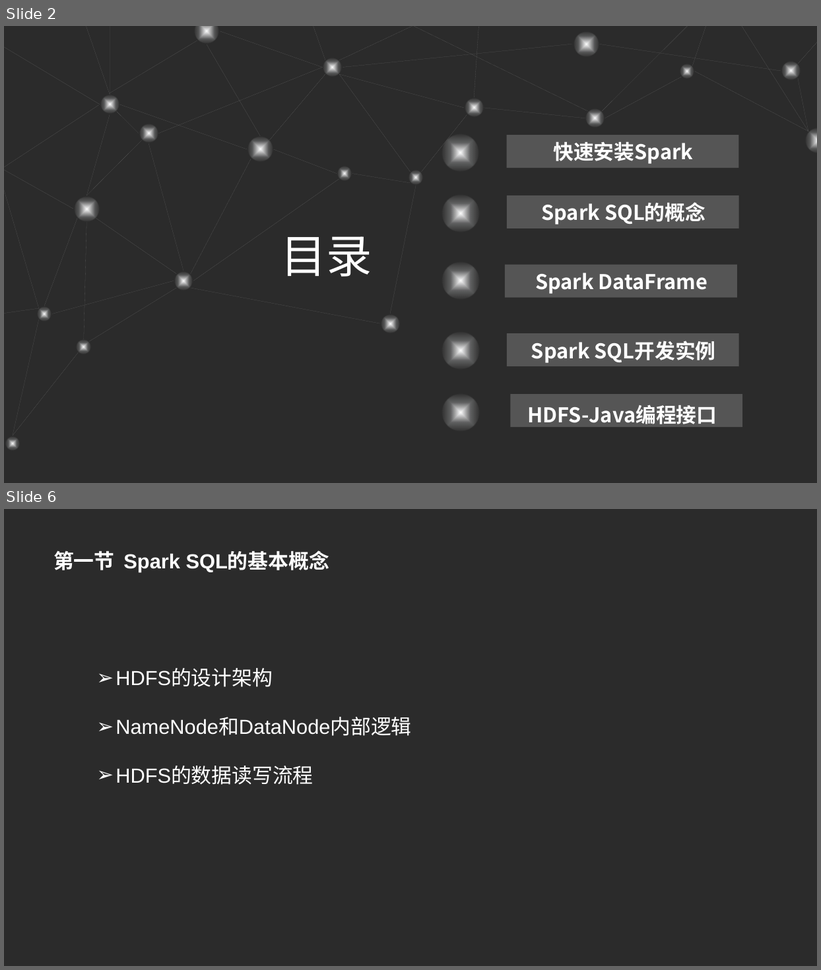
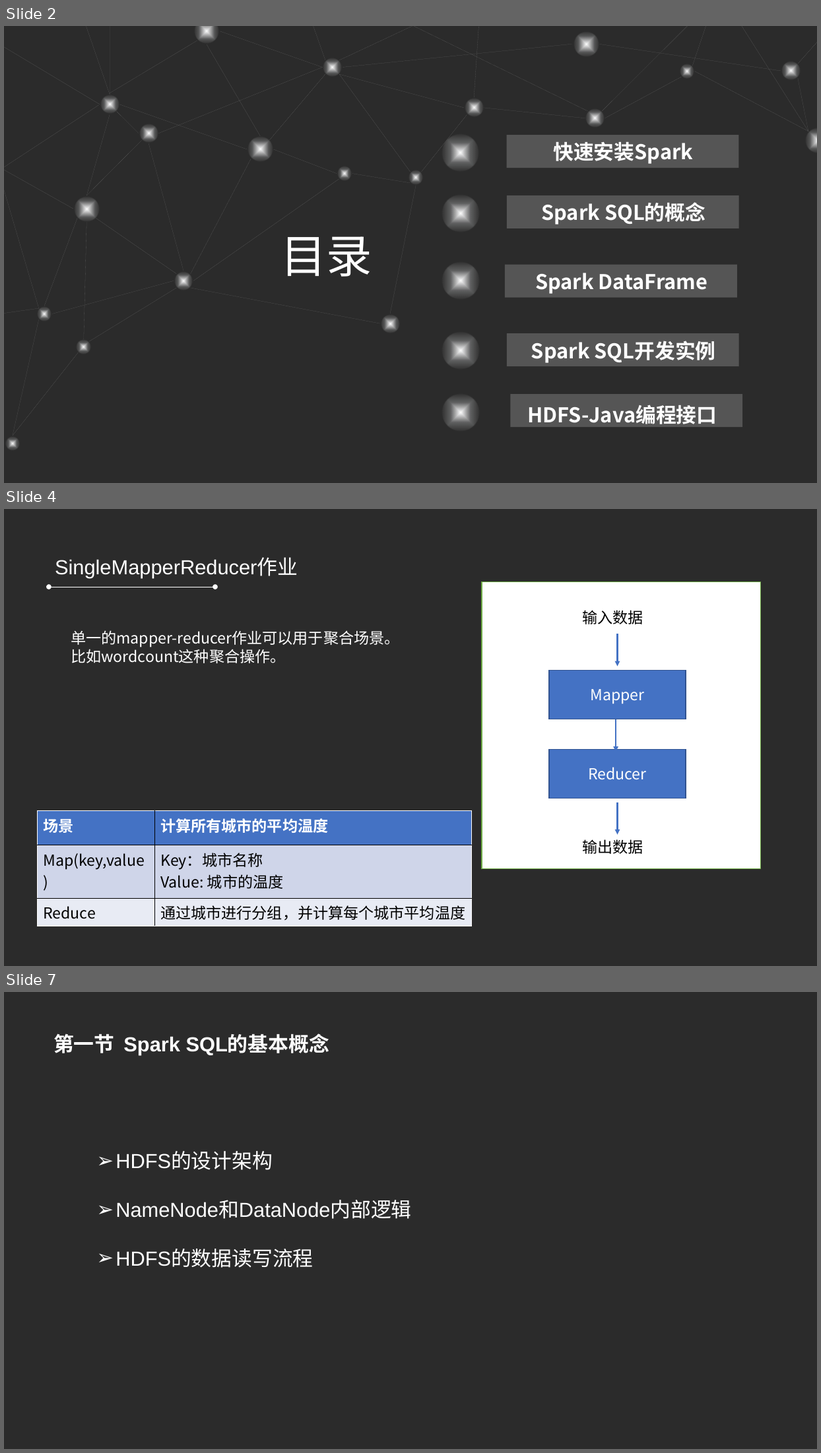
Before and after one commit to refuil/hadoopAction, a slide deck: 第五章 MapReduce高级程序设计.pptx. Shown one above the other, each under a label of ours: slides 2 and 6 before the commit, slides 2, 4 and 7 after it; the slides between them are not shown. The pictures are 821x970 and 821x1453 pixels, drawn with LibreOffice and Linux fonts; fonts in the diff are those of the drawing; background and template pictures are left out; a plain dark background stands for a picture behind light text. Boxes give left, top, right and bottom in pixels: in the first picture for what was removed or moved away, otherwise in the second. Text is boxed around its words. In the diff, an @@ line names an element or a change of style, - is before the commit and + after.

```diff
--- a/第五章 MapReduce高级程序设计.pptx
+++ b/第五章 MapReduce高级程序设计.pptx
@@ slide 4 added at box(4, 509, 817, 966), background picture (left out) @@
@@ text added at box(55, 558, 298, 578), 24 pt, text #FFFFFF @@
+SingleMapperReducer作业
@@ double arrow added from (49, 587) to (215, 587), #FFFFFF 0.5 pt @@
@@ rectangle added at box(482, 582, 761, 869), fill #FFFFFF, outline #70AD47 1 pt @@
@@ text added at box(582, 610, 643, 625), 18 pt, text #000000 @@
+输入数据
@@ text added at box(71, 630, 399, 663), 18 pt, text #FFFFFF @@
+单一的mapper-reducer作业可以用于聚合场景。
+比如wordcount这种聚合操作。
@@ arrow added from (618, 634) to (618, 666), #4472C4 2 pt @@
@@ rectangle added at box(549, 671, 686, 720), fill #4472C4, outline #325491 1 pt, 18 pt, text #FFFFFF @@
+Mapper
@@ arrow added from (616, 720) to (616, 752), #4472C4 2 pt @@
@@ rectangle added at box(549, 750, 686, 799), fill #4472C4, outline #325491 1 pt, 18 pt, text #FFFFFF @@
+Reducer
@@ arrow added from (618, 803) to (618, 835), #4472C4 2 pt @@
@@ table added at box(37, 811, 472, 927), 3 rows, 2 columns @@
+场景 | 计算所有城市的平均温度
+Map(key,value) | Key：城市名称 / Value: 城市的温度
+Reduce | 通过城市进行分组，并计算每个城市平均温度
@@ text added at box(582, 840, 643, 854), 18 pt, text #000000 @@
+输出数据
@@ what was slide 6 is now slide 7 @@
```
Also in this commit, not shown: 3 other slides added, 3 slides removed, 12 other files.
